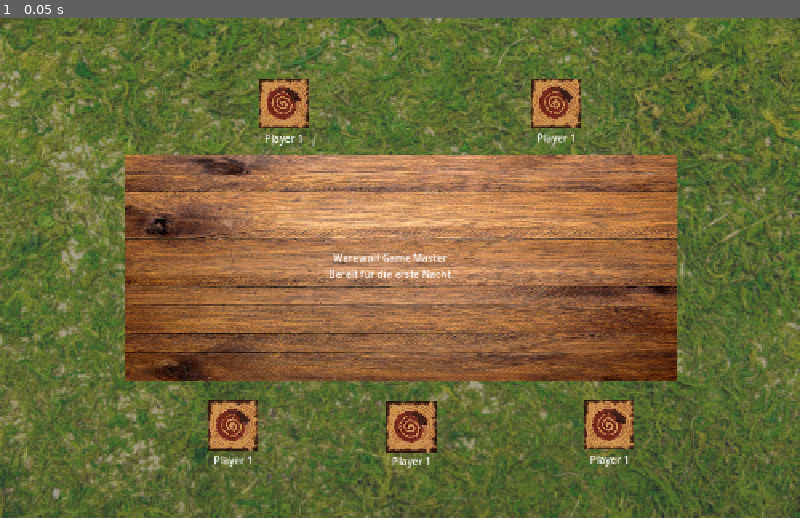
Above: before the commit, frame 1.
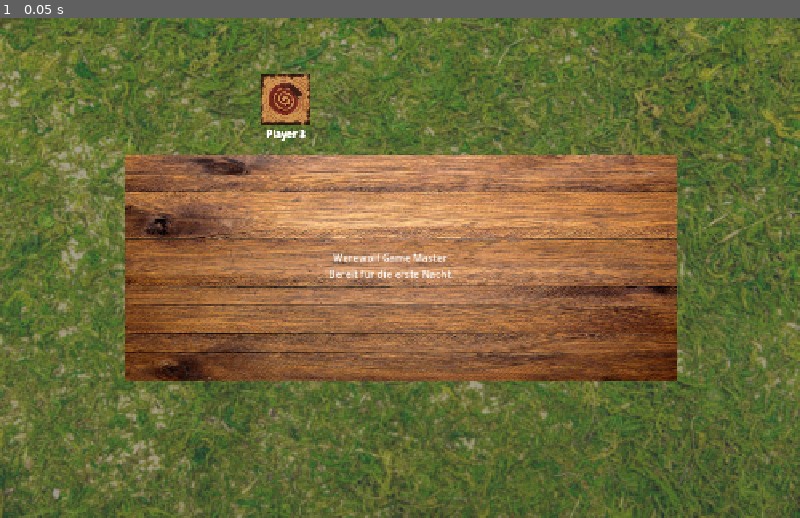
Above: after the commit, the same moment.

Repository: Wolfy7/werewolf-game-master
Game: Godot game, scene res://main.tscn
The game is run twice, just before and just after one commit, with the same random seed, the same clock (stepped at 60 frames per second) and the same inputs.
Inputs:
- Up to frame 1 (0.05 s): no input

The runs differ from the first frame. In frame 1, 3.3% of the frame differs, in the area x 26-80%, y 11-90%.

Commit message:
feat: implement player management and scene integration

Diff:
--- a/autoload/game_state.gd
+++ b/autoload/game_state.gd
@@ -1 +1,8 @@
 extends Node
+
+var players = [
+	{"name": "Player 1"},
+	{"name": "Player 2"},
+	{"name": "Player 3"},
+	{"name": "Player 4"},
+]
--- a/main.tscn
+++ b/main.tscn
@@ -4,6 +4,7 @@
 [ext_resource type="Texture2D" uid="uid://c8mmfyml850wc" path="res://assets/tables/table_round.png" id="1_ig7tw"]
 [ext_resource type="Texture2D" uid="uid://c3kw2mc33rhos" path="res://assets/tables/360_F_223060577_Up871tVFzW9s3J5y6ILNQnDiPeOOsBTC.jpg" id="2_0xm2m"]
 [ext_resource type="PackedScene" uid="uid://ls34xrduqyh3" path="res://scenes/player.tscn" id="4_1bvp3"]
+[ext_resource type="Script" uid="uid://5mmkbwdjwr67" path="res://player_layer.gd" id="4_lquwl"]
 
 [node name="Main" type="Control" unique_id=399816373]
 layout_mode = 3
@@ -95,37 +96,14 @@
 horizontal_alignment = 1
 vertical_alignment = 1
 
-[node name="Player" parent="." unique_id=1750820860 instance=ExtResource("4_1bvp3")]
-layout_mode = 0
-offset_left = 414.0
-offset_top = 97.0
-offset_right = 454.0
-offset_bottom = 137.0
+[node name="PlayerLayer" type="Control" parent="." unique_id=300854221]
+anchors_preset = 0
+offset_right = 40.0
+offset_bottom = 40.0
+script = ExtResource("4_lquwl")
+player_scene = ExtResource("4_1bvp3")
 
-[node name="Player2" parent="." unique_id=948005370 instance=ExtResource("4_1bvp3")]
-layout_mode = 0
-offset_left = 618.0
-offset_top = 614.0
-offset_right = 658.0
-offset_bottom = 654.0
-
-[node name="Player3" parent="." unique_id=1481081314 instance=ExtResource("4_1bvp3")]
-layout_mode = 0
-offset_left = 935.0
-offset_top = 611.0
-offset_right = 975.0
-offset_bottom = 651.0
-
-[node name="Player4" parent="." unique_id=824841150 instance=ExtResource("4_1bvp3")]
-layout_mode = 0
-offset_left = 850.0
-offset_top = 96.0
-offset_right = 890.0
-offset_bottom = 136.0
-
-[node name="Player5" parent="." unique_id=984103794 instance=ExtResource("4_1bvp3")]
-layout_mode = 0
-offset_left = 333.0
-offset_top = 612.0
-offset_right = 373.0
-offset_bottom = 652.0
+[node name="OverlayLayer" type="Control" parent="." unique_id=432497780]
+anchors_preset = 0
+offset_right = 40.0
+offset_bottom = 40.0
--- /dev/null
+++ b/player_layer.gd
@@ -0,0 +1,9 @@
+extends Control
+
+@export var player_scene: PackedScene
+
+func _ready() -> void:
+	for player_data in GameState.players:
+		var player = player_scene.instantiate()
+		add_child(player)
+		player.set_player_name(player_data.name)
--- /dev/null
+++ b/scenes/player.gd
@@ -0,0 +1,6 @@
+extends Control
+
+@onready var name_label: Label = $VBoxContainer/NameLabel
+
+func set_player_name(player_name: String) -> void:
+	name_label.text = player_name
--- a/scenes/player.tscn
+++ b/scenes/player.tscn
@@ -1,6 +1,7 @@
 [gd_scene format=3 uid="uid://ls34xrduqyh3"]
 
 [ext_resource type="Texture2D" uid="uid://bj5hxg3gycsn8" path="res://assets/cards/7b6e292b676638baf71202d7f011fd9d.jpg" id="1_3vyb7"]
+[ext_resource type="Script" uid="uid://cxdptfkejsyy3" path="res://scenes/player.gd" id="1_g2els"]
 
 [node name="Player" type="Control" unique_id=1750820860]
 layout_mode = 3
@@ -9,6 +10,7 @@
 offset_top = 90.0
 offset_right = 457.0
 offset_bottom = 130.0
+script = ExtResource("1_g2els")
 metadata/_edit_group_ = true
 
 [node name="VBoxContainer" type="VBoxContainer" parent="." unique_id=13276202]
@@ -22,7 +24,7 @@
 texture = ExtResource("1_3vyb7")
 expand_mode = 1
 
-[node name="Name" type="Label" parent="VBoxContainer" unique_id=546232140]
+[node name="NameLabel" type="Label" parent="VBoxContainer" unique_id=546232140]
 layout_mode = 2
 text = "Player 1"
 horizontal_alignment = 1
Not shown, added: player_layer.gd.uid
Not shown, added: scenes/player.gd.uid
